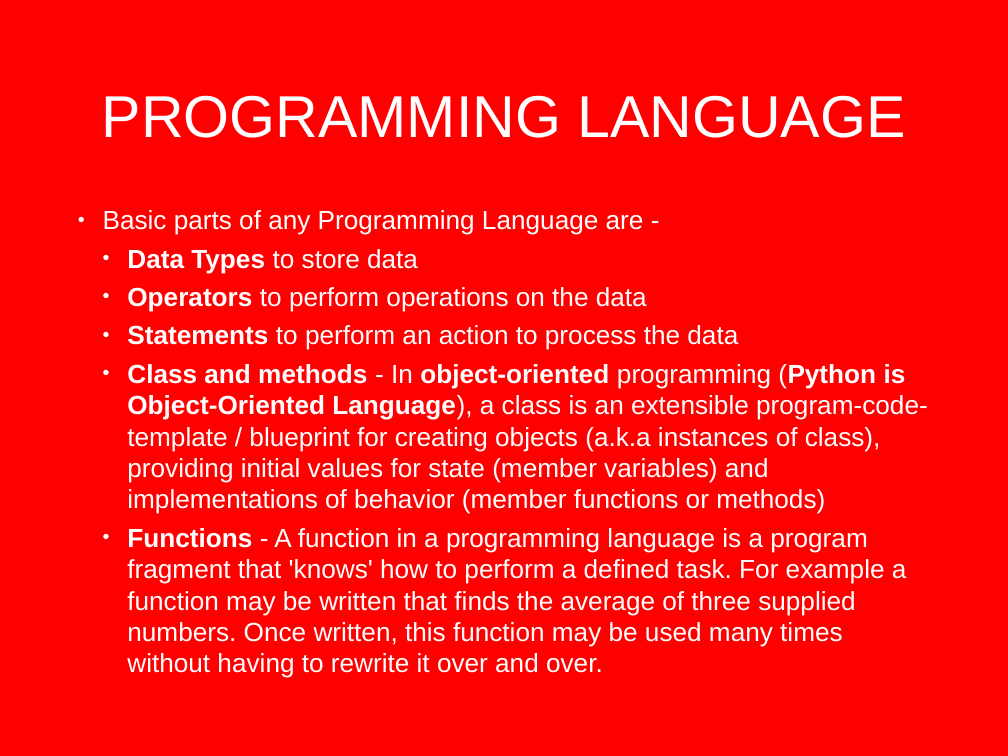
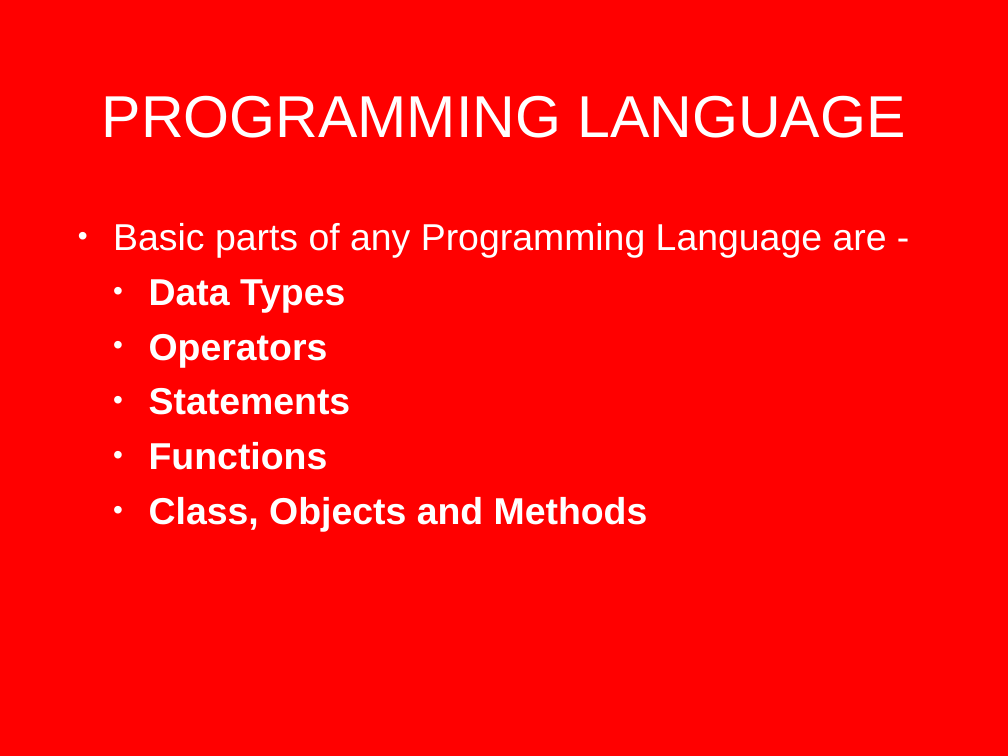
Before and after one commit to bhavanij2/python-crash-course, a slide deck: slide 6 of Coding_Concepts.pptx. Drawn at 1008x756 pixels with LibreOffice and Linux fonts; fonts in the diff are those of the drawing; background and template pictures are left out. Boxes give left, top, right and bottom in pixels: in the first picture for what was removed or moved away, otherwise in the second. Text is boxed around its words. In the diff, an @@ line names an element or a change of style, - is before the commit and + after.

Commit message:
Updated presentation and Coding examples

```diff
--- a/Coding_Concepts.pptx
+++ b/Coding_Concepts.pptx
@@ text at [113,223,887,258]: size 26.6 to 38 pt in "Basic parts of any Programming Language are ..."; indent changed; more space between paragraphs @@
@@ text at [149,279,648,532]: text changed; size 26.6 to 38 pt; bold on @@
-  • Data Types to store data
-  • Operators to perform operations on the data
-  • Statements to perform an action to process the data
-  • Class and methods - In object-oriented programming (Python is Object-Oriented Language), a class is an extensible program-code-template / blueprint for creating objects (a.k.a instances of class), providing initial values for state (member variables) and implementations of behavior (member functions or methods)
-  • Functions - A function in a programming language is a program fragment that 'knows' how to perform a defined task. For example a function may be written that finds the average of three supplied numbers. Once written, this function may be used many times without having to rewrite it over and over.
+  • Data Types
+  • Operators
+  • Statements
+  • Functions
+  • Class, Objects and Methods
```
Also in this commit, not shown: 5 slides added, 2 other files.
